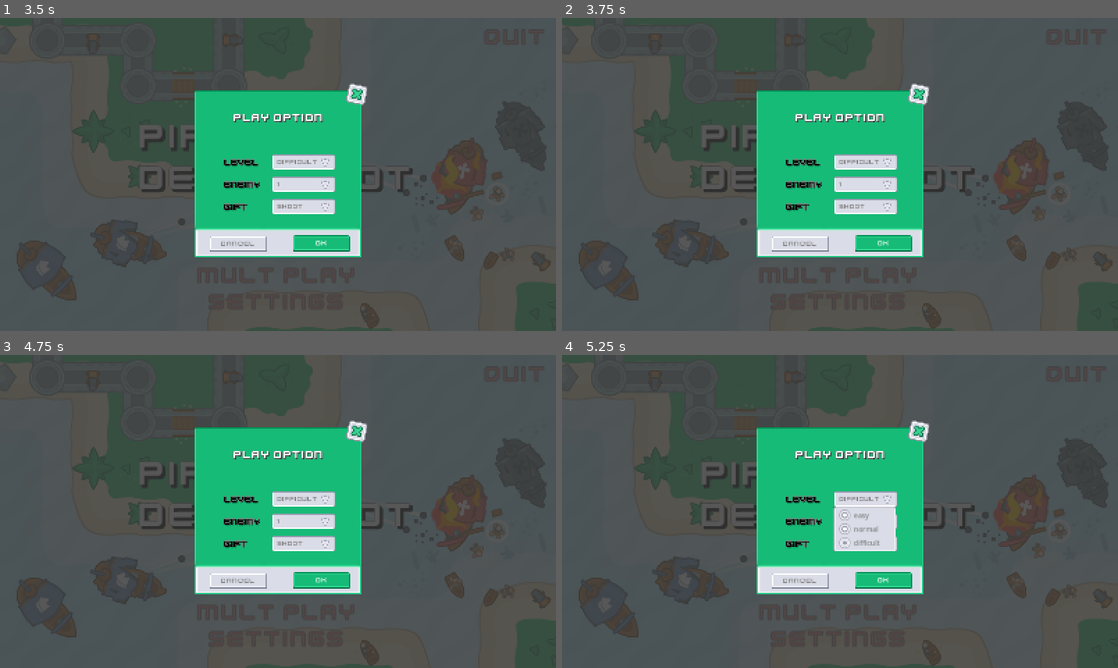
Above: before the commit, frames 1-4 (two rows, left to right).
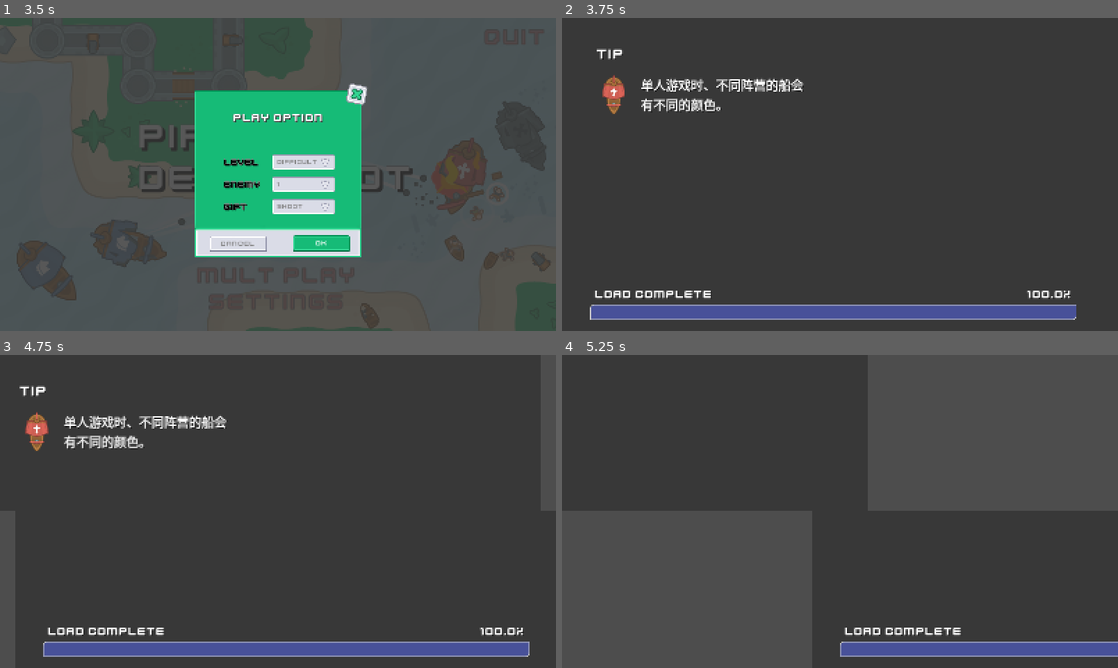
Above: after the commit, the same moments.

Repository: natsufumij-hut/albertgame-shoot
Game: Godot game, scene res://scenes/start_scene.tscn
The game is run twice, just before and just after one commit, with the same random seed, the same clock (stepped at 60 frames per second) and the same inputs. The project has no main scene, so this scene is started directly.
Inputs (mouse positions are in pixels of both pictures, inside the frame that each line leads up to):
- Up to frame 1 (3.5 s): click "solo play" at 0.5 s; click "solo play" at 1.25 s; click "mult play" at 2 s; click "mult play" at 2.75 s
- Up to frame 2 (3.75 s): click "ok" at 3.5 s
- Up to frame 3 (4.75 s): click (322, 580) at 4.25 s, where only the run before the commit has a clickable "ok"
- Up to frame 4 (5.25 s): click (867, 498) at 5 s, where only the run before the commit has a clickable "difficult"

Frame 1 is identical in both runs. In frame 2, 77% of the frame differs, in the area x 0-100%, y 0-100%; in frame 3, 74%; in frame 4, 44%.

Commit message:
添加单人游戏场景，添加场景管理器

Diff:
--- /dev/null
+++ b/autoloads/scene_holder.gd
@@ -0,0 +1,18 @@
+extends Node
+
+# 目标场景
+var scene_target_path: String
+# 场景切换的参数，给新场景获取使用
+var scene_args: Array
+
+# 加载场景
+func load_scene(scene_target: String,args: Array=[]):
+	scene_target_path = scene_target
+	scene_args = args
+	get_tree().change_scene_to_file("res://scenes/load_scene.tscn")
+
+# 直接跳转到指定场景，不加载
+func go_to_scene(scene_target: String,args: Array=[]):
+	scene_target_path = ""
+	scene_args = args
+	get_tree().change_scene_to_file(scene_target)
--- a/project.godot
+++ b/project.godot
@@ -16,6 +16,10 @@
 }
 config/features=PackedStringArray("4.4", "Forward Plus")
 config/icon="uid://d3unr1wr7v4bl"
+
+[autoload]
+
+SceneHolder="*res://autoloads/scene_holder.gd"
 
 [display]
 
--- a/scenes/load_scene.gd
+++ b/scenes/load_scene.gd
@@ -2,6 +2,7 @@
 
 var loader
 var progress: Array
+
 @export var scene_path: String = ""  # 替换为你要加载的场景路径
 @onready var target_node: Node2D = $TargetNode
 @onready var animation_player: AnimationPlayer = $HUD/AnimationPlayer
@@ -10,6 +11,8 @@
 @onready var loadtext: Label = $HUD/ColorRect2/loadtext
 
 func _ready():
+	if SceneHolder.scene_target_path:
+		scene_path = SceneHolder.scene_target_path
 	# 开始异步加载场景
 	if scene_path:
 		loader = ResourceLoader.load_threaded_request(scene_path)
--- /dev/null
+++ b/scenes/solo_game_scene.tscn
@@ -0,0 +1,12 @@
+[gd_scene format=3 uid="uid://d111n5p1ejy2c"]
+
+[node name="SoloGameScene" type="Node2D"]
+
+[node name="HUD" type="CanvasLayer" parent="."]
+
+[node name="Label" type="Label" parent="HUD"]
+offset_left = 17.0
+offset_top = 17.0
+offset_right = 198.0
+offset_bottom = 44.0
+text = "solo game."
--- a/scenes/start_scene.gd
+++ b/scenes/start_scene.gd
@@ -5,10 +5,11 @@
 func _on_solo_pressed() -> void:
 	solo_option.show()
 
-
 func _on_solo_close_pressed() -> void:
 	solo_option.hide()
 
-
 func _on_quit_pressed() -> void:
 	get_tree().quit()
+
+func _on_solo_ok_pressed() -> void:
+	SceneHolder.load_scene("res://scenes/solo_game_scene.tscn")
--- a/scenes/start_scene.tscn
+++ b/scenes/start_scene.tscn
@@ -300,4 +300,5 @@
 [connection signal="pressed" from="HUD/Titled/Menu/Solo" to="." method="_on_solo_pressed"]
 [connection signal="pressed" from="HUD/Titled/Quit" to="." method="_on_quit_pressed"]
 [connection signal="pressed" from="HUD/SoloOption/Option/Panel2/cancel" to="." method="_on_solo_close_pressed"]
+[connection signal="pressed" from="HUD/SoloOption/Option/Panel2/ok" to="." method="_on_solo_ok_pressed"]
 [connection signal="pressed" from="HUD/SoloOption/Option/SoloClose" to="." method="_on_solo_close_pressed"]
Not shown, added: autoloads/scene_holder.gd.uid
